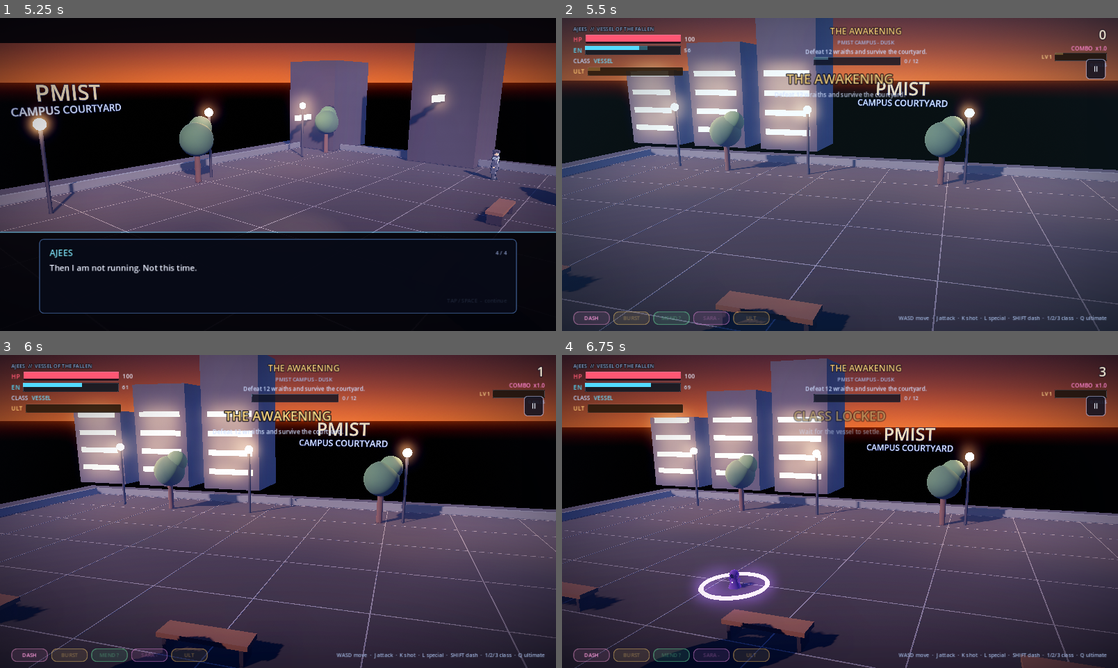
Above: before the commit, frames 1-4 (two rows, left to right).
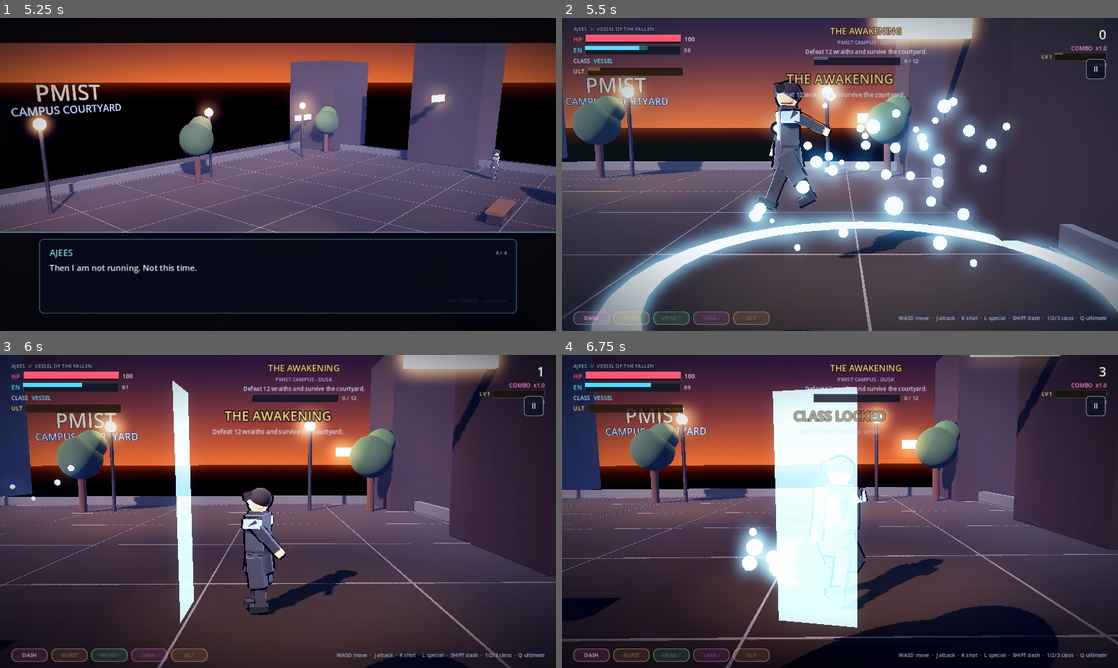
Above: after the commit, the same moments.

Repository: abdulkather82821-shadow/Singularity-Mobile-game
Game: Godot game, scene res://res/scenes/main.tscn
The game is run twice, just before and just after one commit, with the same random seed, the same clock (stepped at 60 frames per second) and the same inputs. Sound files missing from this copy of the repository are replaced by a short silence.
Inputs (mouse positions are in pixels of both pictures, inside the frame that each line leads up to):
- Up to frame 1 (5.25 s): click "START NEW RUN" at 0.5 s; click "BEGIN" at 1.25 s; tap Enter at 2 s; move the mouse to (400, 158) at 2.02 s; hold D (move_right) 2.03-2.75 s; hold J (attack) 2.03-2.75 s; click (400, 158) at 2.17 s; tap Space (jump) at 2.27 s; drag from (166, 190) to (250, 237) at 2.77 s; move the mouse to (333, 105) at 3.52 s; hold D (move_right) 3.53-4.25 s; hold H (heal) 3.53-4.25 s; drag from (250, 237) to (111, 127) at 4.27 s; move the mouse to (444, 221) at 5.02 s; hold A (move_left) from 5.03 s (still down); hold L (special) from 5.03 s (still down)
- Up to frame 2 (5.5 s): keep holding A (move_left); keep holding L (special); tap Space (jump) at 5.27 s
- Up to frame 3 (6 s): release A (move_left) at 5.75 s; release L (special) at 5.75 s; drag from (111, 464) to (194, 433) at 5.77 s
- Up to frame 4 (6.75 s): move the mouse to (867, 511) at 6.52 s; hold S (move_down) from 6.53 s (still down); tap 1 at 6.6 s; click (867, 511) at 6.67 s

Frame 1 is identical in both runs. In frame 2, 67% of the frame differs, in the area x 0-100%, y 0-100%; in frame 3, 56%; in frame 4, 76%.

Commit message:
test: cancel the intro orbit before stills so shots show real gameplay framing
Co-authored-by: arena-agent <297053741+arena-agent@users.noreply.github.com>

Diff:
--- a/res/scripts/main.gd
+++ b/res/scripts/main.gd
@@ -312,6 +312,7 @@
 	hud.set_gameplay_visible(true)
 	touch.set_visible_controls(bool(SaveManager.settings.get("touch", true)))
 	camera_rig.set_target(player)
+	camera_rig.cancel_orbit()
 	camera_rig.snap_to_target()
 	AudioManager.play_music(_stage_theme())
 	var hint: String = "WASD move  ·  J attack  ·  K shot  ·  L special  ·  SHIFT dash  ·  1/2/3 class  ·  Q ultimate"
@@ -1498,9 +1499,9 @@
 			player.global_position + Vector3(0.0, player.rig.height, 0.0))
 		var r_up: Vector2 = camera_rig.camera.unproject_position(ruler.global_position + Vector3(0.0, 0.9, 0.0))
 		var r_dn: Vector2 = camera_rig.camera.unproject_position(ruler.global_position + Vector3(0.0, -0.9, 0.0))
-		print("SHOT live feet=%s head=%s player_px=%.0f ruler_px=%.0f rig_scale=%s player_scale=%s cam_dist=%.2f" % [
+		print("SHOT live feet=%s head=%s player_px=%.0f ruler_px=%.0f cam=%s dist=%.2f" % [
 			str(f2), str(h2), absf(f2.y - h2.y), absf(r_up.y - r_dn.y),
-			str(player.rig.scale), str(player.scale),
+			str(camera_rig.camera.global_position),
 			player.global_position.distance_to(camera_rig.camera.global_position)
 		])
 		await _save_shot("res://build/shot_stage1.jpg")
--- a/res/scripts/world/camera_rig.gd
+++ b/res/scripts/world/camera_rig.gd
@@ -61,6 +61,11 @@
 	_orbit_radius = radius_value
 
 
+func cancel_orbit() -> void:
+	_orbit_time = 0.0
+	_orbit_duration = 0.0
+
+
 func add_shake(amount: float) -> void:
 	_shake = clampf(_shake + amount, 0.0, 1.6)
 
